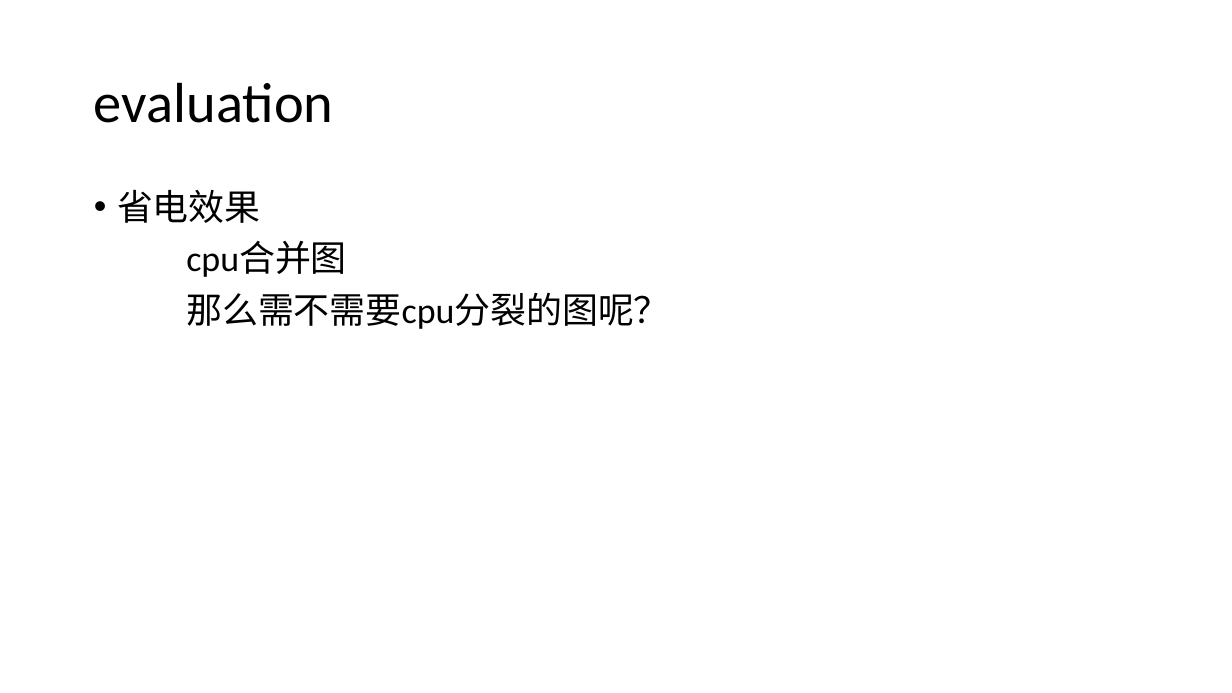
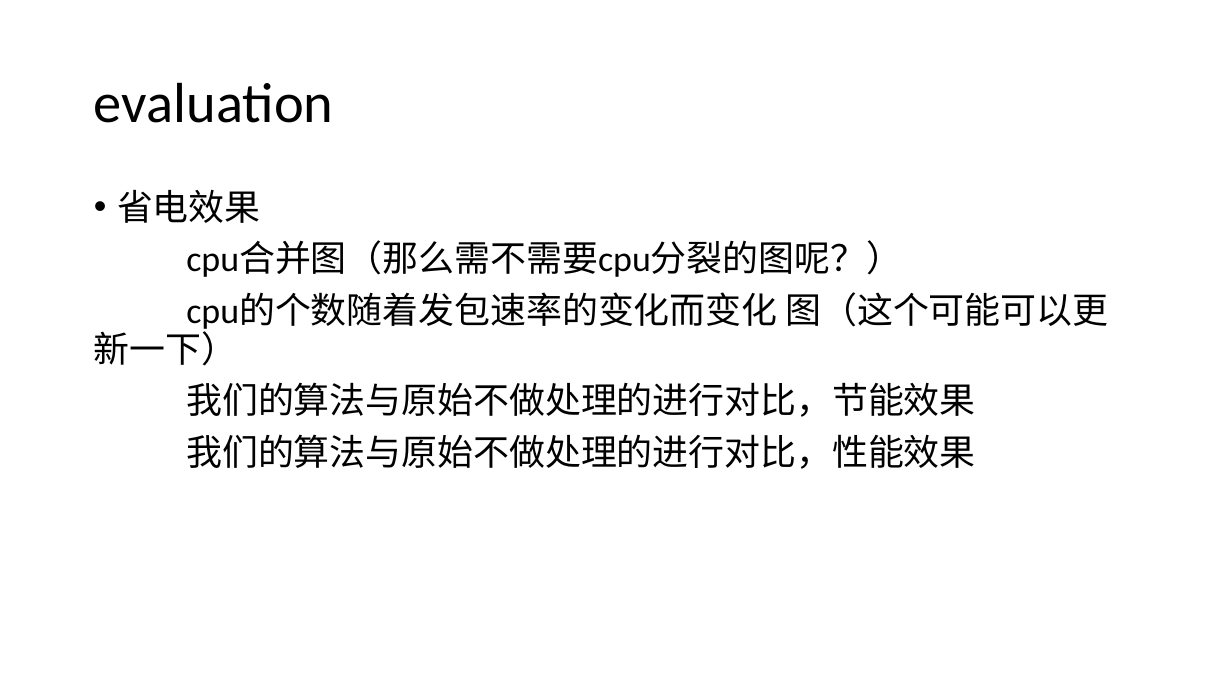
Before and after one commit to frankyoung0305/powerSave, a slide deck: slide 8 of paper_preparation/vnfmotion.pptx. Drawn at 1232x693 pixels with LibreOffice and Linux fonts; fonts in the diff are those of the drawing. Boxes give left, top, right and bottom in pixels: in the first picture for what was removed or moved away, otherwise in the second. Text is boxed around its words. In the diff, an @@ line names an element or a change of style, - is before the commit and + after.

Commit message:
update ppt

```diff
--- a/paper_preparation/vnfmotion.pptx
+++ b/paper_preparation/vnfmotion.pptx
@@ text at box(94, 242, 1108, 469): text changed @@
-cpu合并图
-那么需不需要cpu分裂的图呢？
+cpu合并图（那么需不需要cpu分裂的图呢？）
+cpu的个数随着发包速率的变化而变化 图（这个可能可以更新一下）
+我们的算法与原始不做处理的进行对比，节能效果
+我们的算法与原始不做处理的进行对比，性能效果
```
